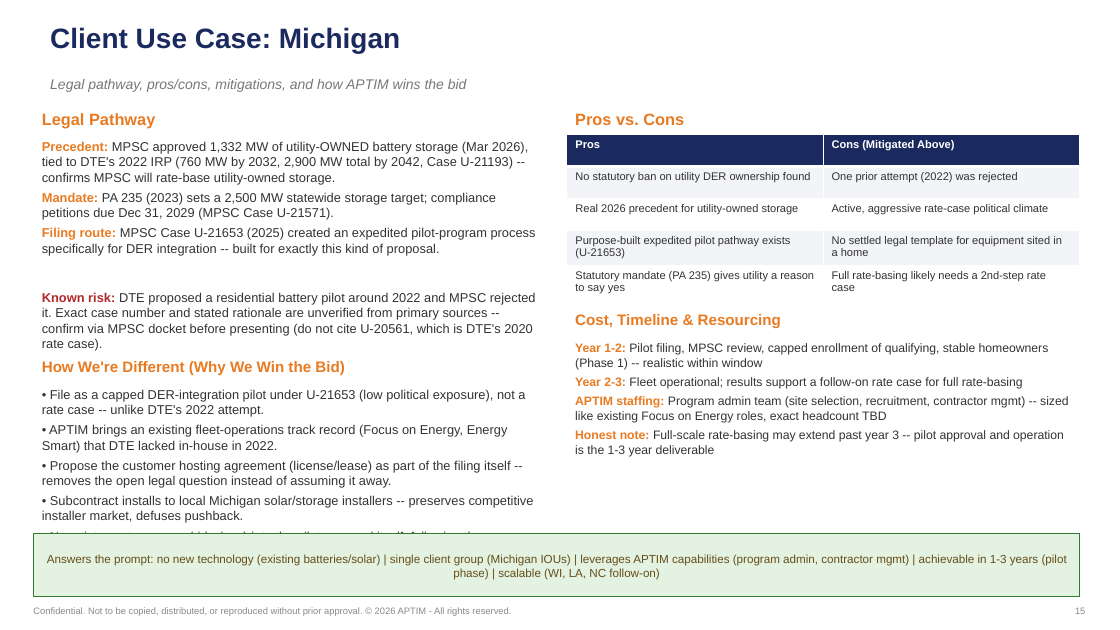
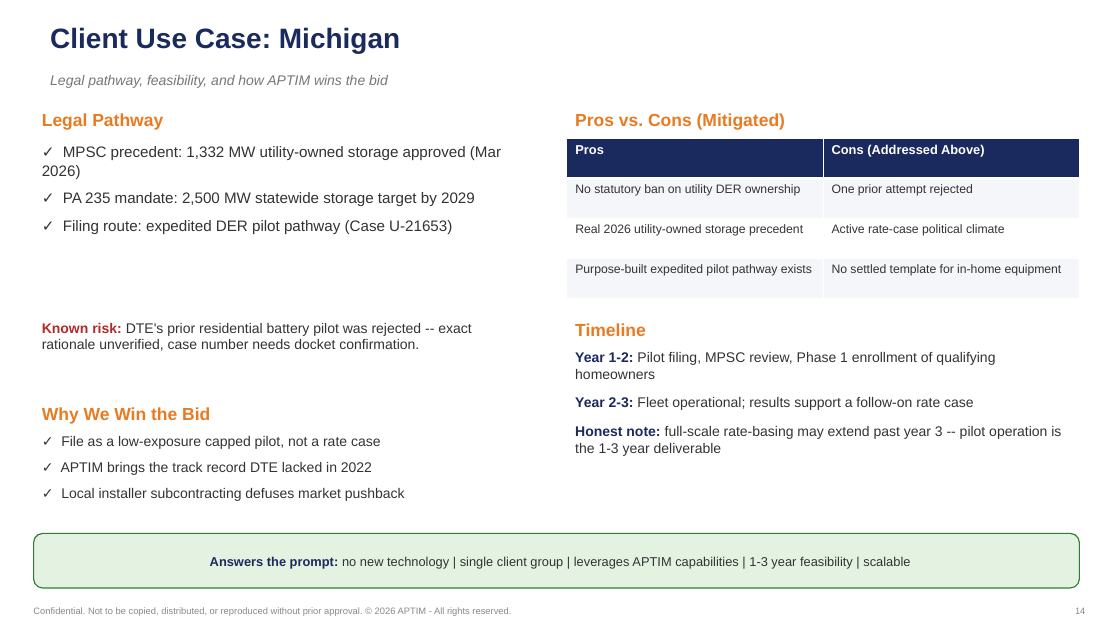
Before and after one commit to graseeuh/HERMES, a slide deck: slide 14 of Group_1_STRIVE_Presentation.pptx (slide 16 before the commit). Drawn at 1120x630 pixels with LibreOffice and Linux fonts; fonts in the diff are those of the drawing; background and template pictures are left out. Boxes give left, top, right and bottom in pixels: in the first picture for what was removed or moved away, otherwise in the second. Text is boxed around its words. In the diff, an @@ line names an element or a change of style, - is before the commit and + after.

```diff
--- a/Group_1_STRIVE_Presentation.pptx
+++ b/Group_1_STRIVE_Presentation.pptx
@@ text at bbox=[50, 75, 388, 88]: text changed @@
-Legal pathway, pros/cons, mitigations, and how APTIM wins the bid
+Legal pathway, feasibility, and how APTIM wins the bid
@@ text "Legal Pathway" at bbox=[42, 113, 163, 130]: size 14 to 15 pt @@
@@ text at bbox=[575, 113, 785, 130]: text changed; size 14 to 15 pt @@
-Pros vs. Cons
+Pros vs. Cons (Mitigated)
@@ text at bbox=[42, 146, 501, 234]: text changed; size 11 to 13 pt @@
-Precedent: MPSC approved 1,332 MW of utility-OWNED battery storage (Mar 2026), tied to DTE's 2022 IRP (760 MW by 2032, 2,900 MW total by 2042, Case U-21193) -- confirms MPSC will rate-base utility-owned storage.
-Mandate: PA 235 (2023) sets a 2,500 MW statewide storage target; compliance petitions due Dec 31, 2029 (MPSC Case U-21571).
-Filing route: MPSC Case U-21653 (2025) created an expedited pilot-program process specifically for DER integration -- built for exactly this kind of proposal.
+✓ MPSC precedent: 1,332 MW utility-owned storage approved (Mar 2026)
+✓ PA 235 mandate: 2,500 MW statewide storage target by 2029
+✓ Filing route: expedited DER pilot pathway (Case U-21653)
@@ table at bbox=[567, 139, 1080, 298] @@
-row 1: Pros | Cons (Mitigated Above)
-row 2: No statutory ban on utility DER ownership found | One prior attempt (2022) was rejected
-row 3: Real 2026 precedent for utility-owned storage | Active, aggressive rate-case political climate
-row 4: Purpose-built expedited pilot pathway exists (U-21653) | No settled legal template for equipment sited in a home
-row 5: Statutory mandate (PA 235) gives utility a reason to say yes | Full rate-basing likely needs a 2nd-step rate case
+row 1: Pros | Cons (Addressed Above)
+row 2: No statutory ban on utility DER ownership | One prior attempt rejected
+row 3: Real 2026 utility-owned storage precedent | Active rate-case political climate
+row 4: Purpose-built expedited pilot pathway exists | No settled template for in-home equipment
@@ table: place and size @@
-table at bbox=[567, 134, 1080, 298]
+table at bbox=[567, 139, 1080, 298]
@@ text at bbox=[42, 323, 471, 351]: text changed; size 11 to 12 pt @@
-Known risk: DTE proposed a residential battery pilot around 2022 and MPSC rejected it. Exact case number and stated rationale are unverified from primary sources -- confirm via MPSC docket before presenting (do not cite U-20561, which is DTE's 2020 rate case).
+Known risk: DTE's prior residential battery pilot was rejected -- exact rationale unverified, case number needs docket confirmation.
@@ text at bbox=[575, 323, 646, 336]: text changed; size 13 to 15 pt @@
-Cost, Timeline & Resourcing
+Timeline
@@ text at bbox=[575, 352, 1061, 456]: text changed; size 10.5 to 12 pt @@
-Year 1-2: Pilot filing, MPSC review, capped enrollment of qualifying, stable homeowners (Phase 1) -- realistic within window
-Year 2-3: Fleet operational; results support a follow-on rate case for full rate-basing
-APTIM staffing: Program admin team (site selection, recruitment, contractor mgmt) -- sized like existing Focus on Energy roles, exact headcount TBD
-Honest note: Full-scale rate-basing may extend past year 3 -- pilot approval and operation is the 1-3 year deliverable
+Year 1-2: Pilot filing, MPSC review, Phase 1 enrollment of qualifying homeowners
+Year 2-3: Fleet operational; results support a follow-on rate case
+Honest note: full-scale rate-basing may extend past year 3 -- pilot operation is the 1-3 year deliverable
@@ text at bbox=[42, 407, 210, 424]: text changed; size 13 to 15 pt @@
-How We're Different (Why We Win the Bid)
+Why We Win the Bid
@@ text at bbox=[61, 436, 405, 501]: text changed; size 11 to 12 pt @@
-• File as a capped DER-integration pilot under U-21653 (low political exposure), not a rate case -- unlike DTE's 2022 attempt.
-• APTIM brings an existing fleet-operations track record (Focus on Energy, Energy Smart) that DTE lacked in-house in 2022.
-• Propose the customer hosting agreement (license/lease) as part of the filing itself -- removes the open legal question instead of assuming it away.
-• Subcontract installs to local Michigan solar/storage installers -- preserves competitive installer market, defuses pushback.
-• Negotiate cost-recovery (rider/cap) into the pilot approval itself, following the settlement structure MPSC just accepted for utility-scale storage.
+✓ File as a low-exposure capped pilot, not a rate case
+✓ APTIM brings the track record DTE lacked in 2022
+✓ Local installer subcontracting defuses market pushback
@@ rounded rectangle "Answers the prompt: no new ...": place and size @@
-rounded rectangle "Answers the prompt: no new ..." at bbox=[34, 534, 1080, 597]
+rounded rectangle "Answers the prompt: no new ..." at bbox=[34, 534, 1080, 588]
@@ rounded rectangle "Answers the prompt: no new ..." at bbox=[34, 534, 1080, 588]: rectangle to rounded rectangle @@
@@ text in rounded rectangle at bbox=[210, 556, 910, 569]: text changed; size 10 to 11 pt; text colour #664E1A to #333333 @@
-Answers the prompt: no new technology (existing batteries/solar) | single client group (Michigan IOUs) | leverages APTIM capabilities (program admin, contractor mgmt) | achievable in 1-3 years (pilot phase) | scalable (WI, LA, NC follow-on)
+Answers the prompt: no new technology | single client group | leverages APTIM capabilities | 1-3 year feasibility | scalable
```
Also in this commit, not shown: 7 other slides changed, 2 slides added, 4 slides removed.
